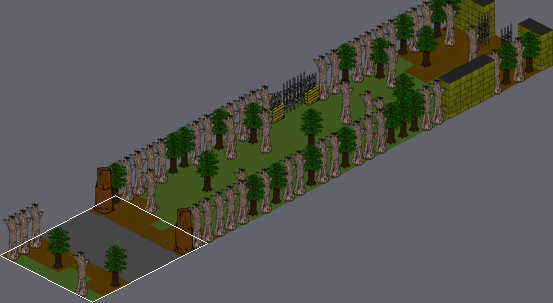
Two states of a Tiled map, src/data/forrest_wolf01.tmx. Above: a wide view before the commit, with the close-up outlined.
Close-up. Earlier state:
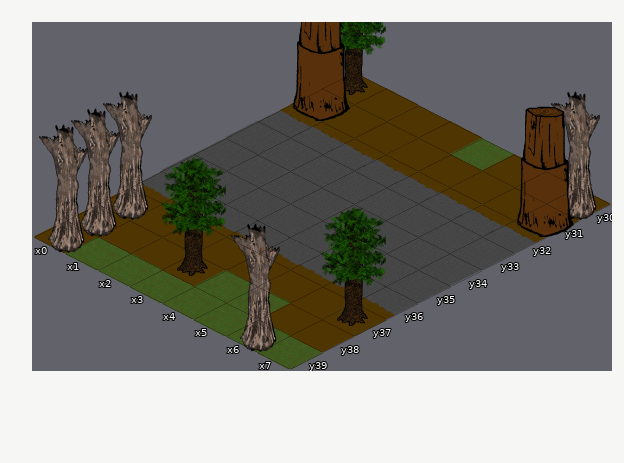
Cells are 250x129 px. Isometric: x runs down to the right, y down to the left. Shown: x 0..7, y 30..39. The commit also changed other parts of the map, which this record leaves out.
After the commit:
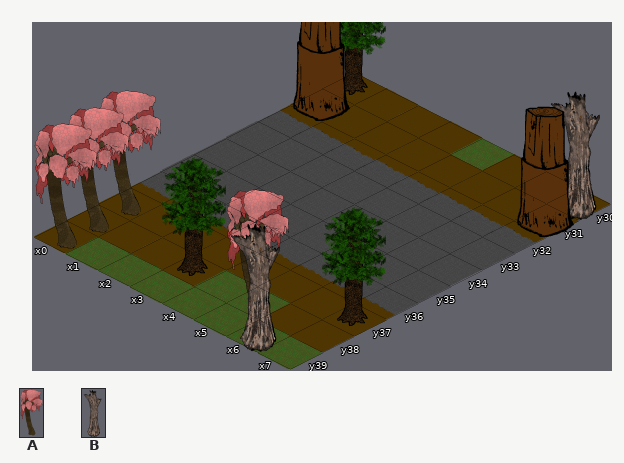
Key: from "walls250x512_2": A 17; from "walls_image": B 11.
_ is an empty cell.
Change:
Layer "walls_layer":
y 37: x 0 B -> A
y 38: x 0 B -> A; x 5 _ -> A
y 39: x 0 B -> A
Pixel boxes of the changes (left, top, right, bottom) in both close-ups:
changed: (34, 90, 161, 253)
added: (226, 189, 289, 295)
